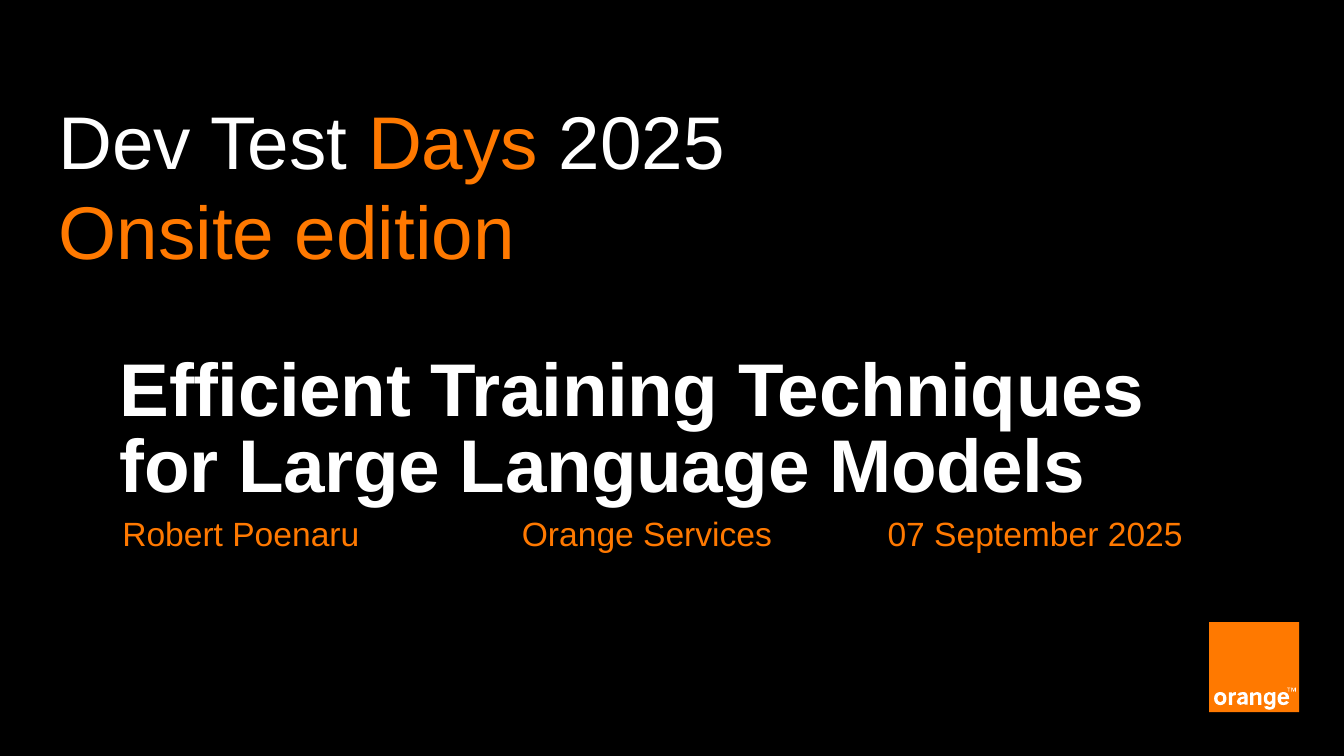
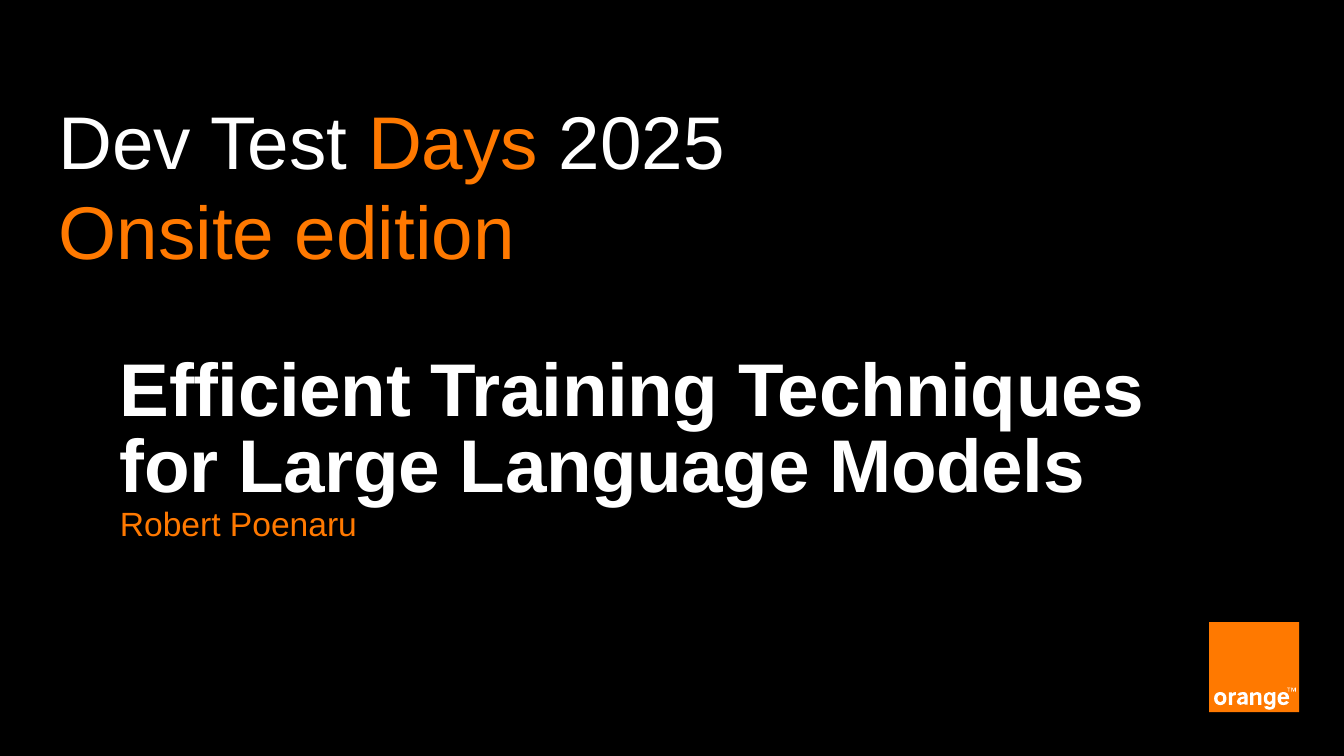
Before and after one commit to basavyr/peft-training, a slide deck: slide 1 of presentation/LORA-RPoenaru.pptx. Drawn at 1344x756 pixels with LibreOffice and Linux fonts; fonts in the diff are those of the drawing. Boxes give left, top, right and bottom in pixels: in the first picture for what was removed or moved away, otherwise in the second. Text is boxed around its words. In the diff, an @@ line names an element or a change of style, - is before the commit and + after.

```diff
--- a/presentation/LORA-RPoenaru.pptx
+++ b/presentation/LORA-RPoenaru.pptx
@@ text "Robert Poenaru": place and size @@
-text "Robert Poenaru" at bbox=[122, 521, 359, 547]
+text "Robert Poenaru" at bbox=[120, 511, 357, 537]
@@ text removed at bbox=[522, 521, 772, 552] @@
-Orange Services
@@ text removed at bbox=[888, 521, 1183, 552] @@
-07 September 2025
```
Also in this commit, not shown: 3 other slides changed, 2 slides added.
